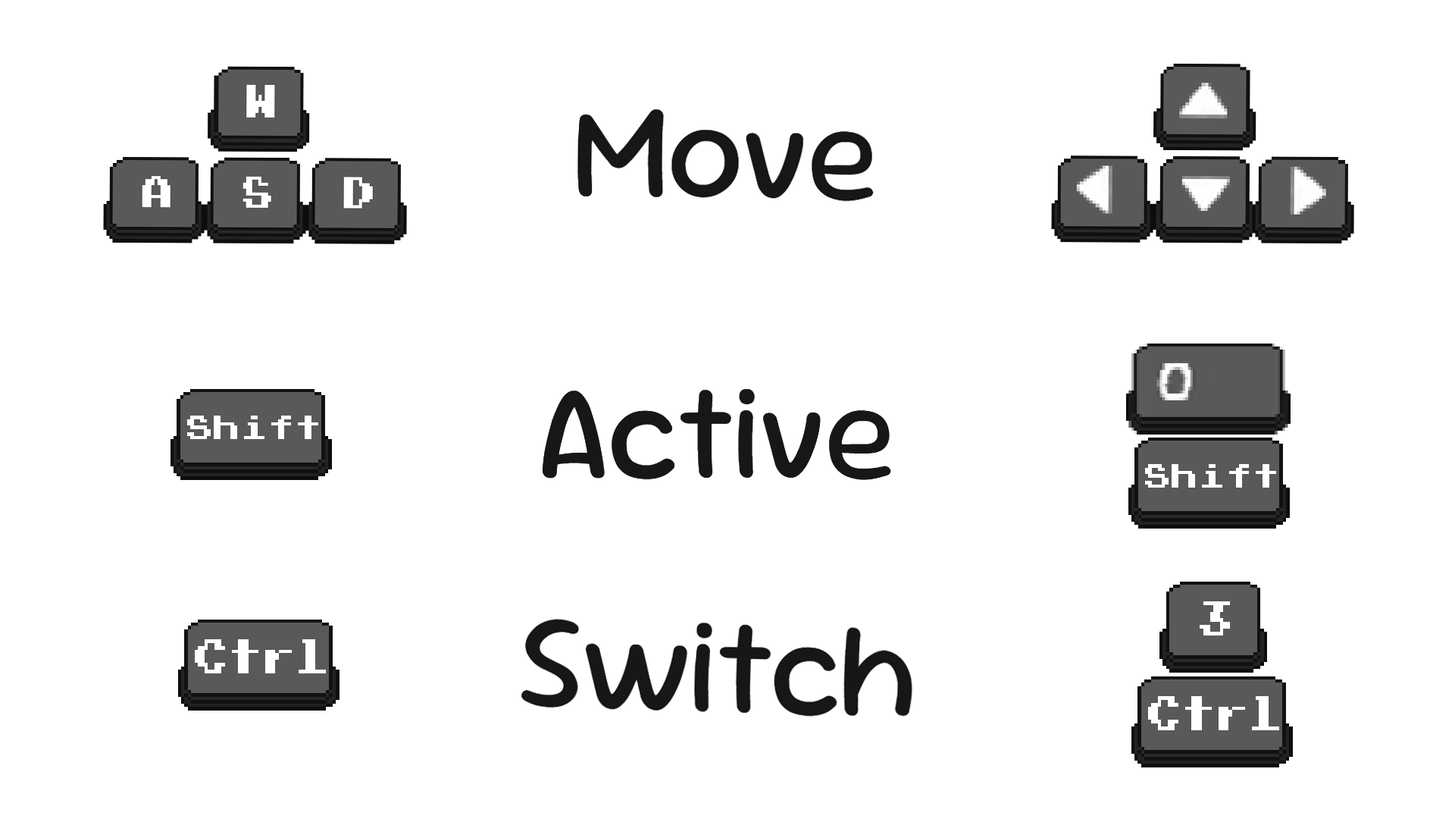
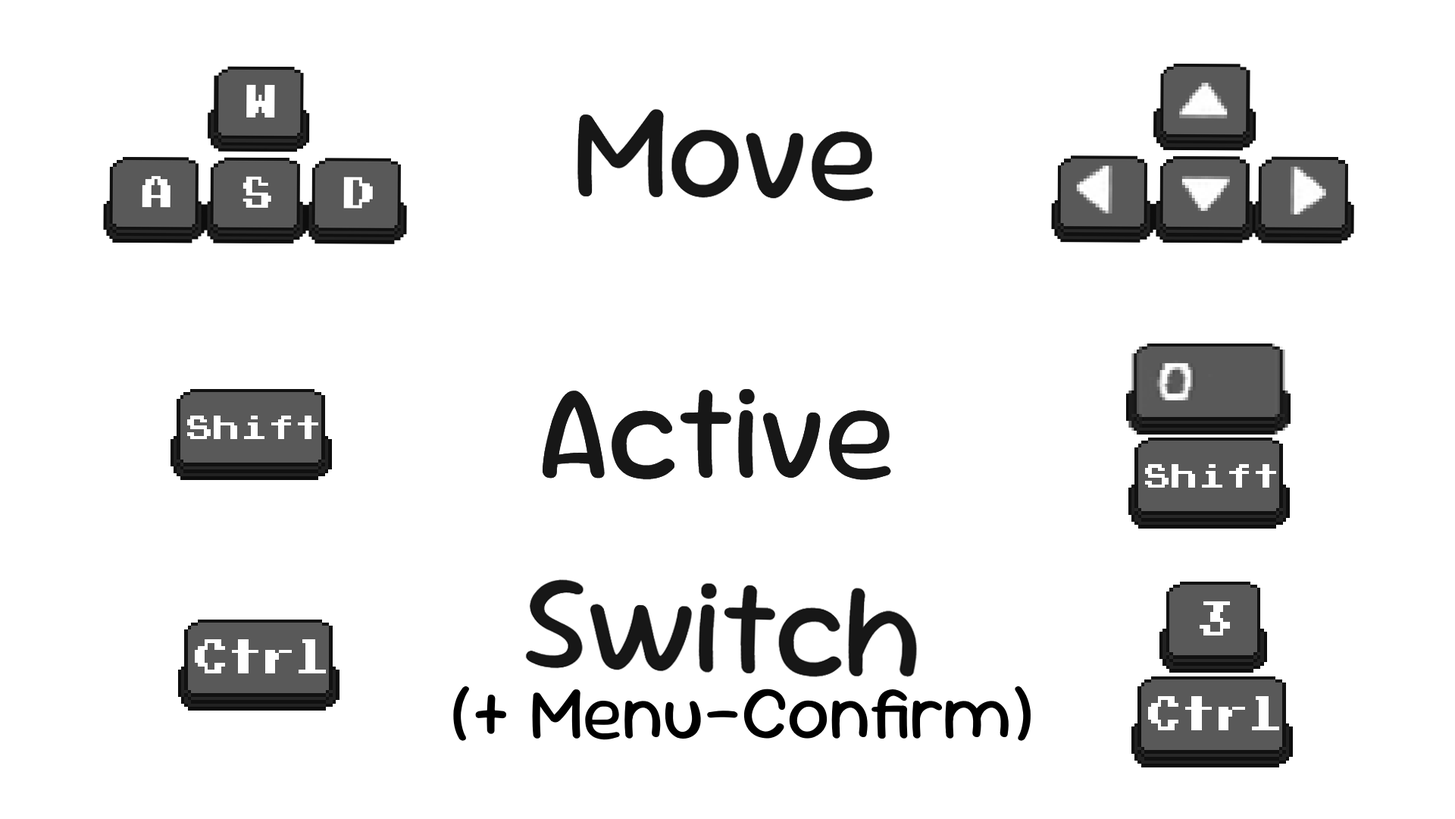
Revision of a layered w=1455, h=819 image; what changed, layer by layer:
painted on "Switch" over [453, 579, 1031, 741]
painted on "Ability" over [529, 579, 915, 631]
painted on "Malebene 1 (eingefügt)" (2nd of 3) over [466, 579, 1006, 740]
